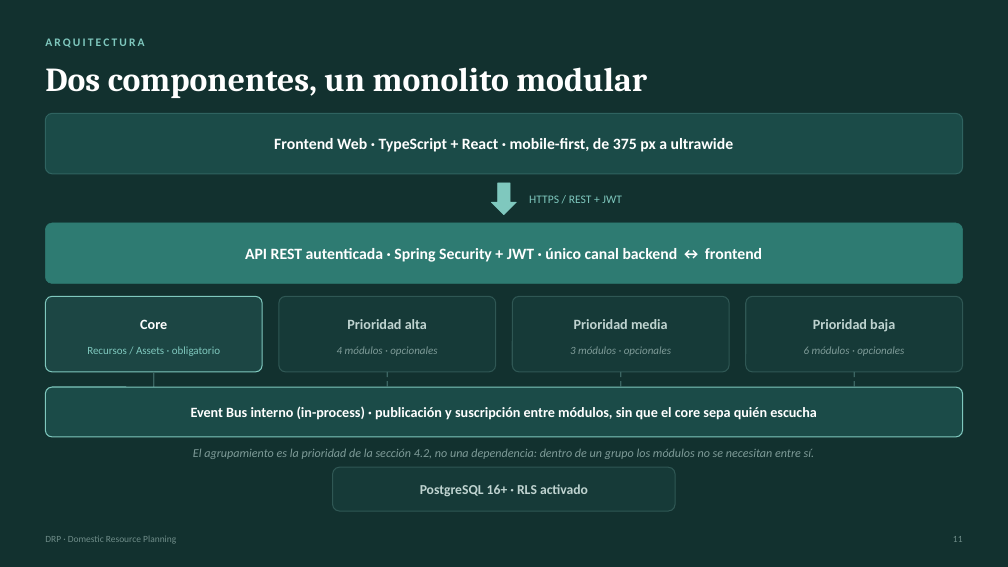
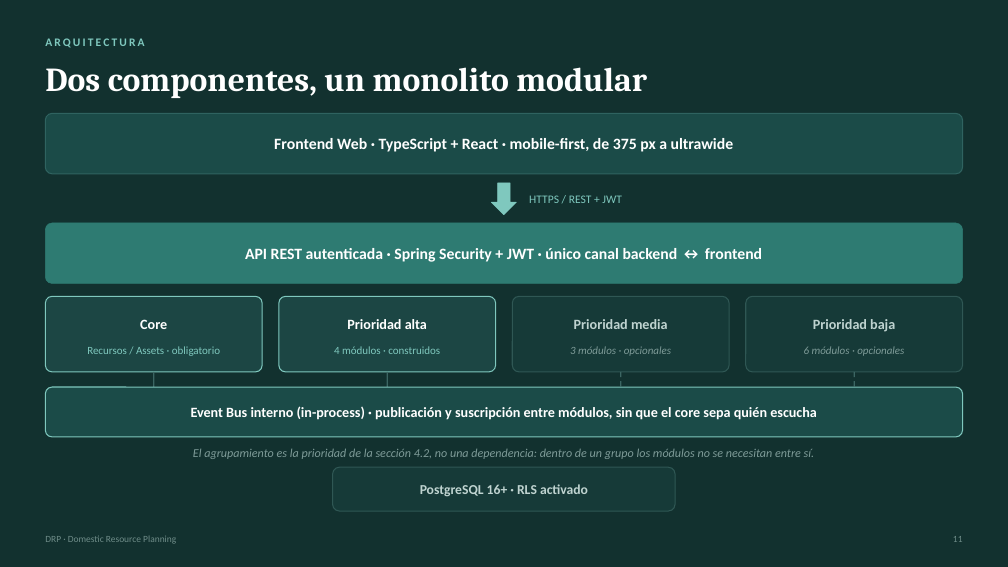
Before and after one commit to kikescribano/domestic_resource_planning, a slide deck: slide 12 of docs/common/marketing/DRP-resumen.pptx. Drawn at 1008x567 pixels with LibreOffice and Linux fonts; fonts in the diff are those of the drawing. Boxes give left, top, right and bottom in pixels: in the first picture for what was removed or moved away, otherwise in the second. Text is boxed around its words. In the diff, an @@ line names an element or a change of style, - is before the commit and + after.

```diff
--- a/docs/common/marketing/DRP-resumen.pptx
+++ b/docs/common/marketing/DRP-resumen.pptx
@@ rounded rectangle at box(279, 296, 496, 372): fill #163A38 to #1C4644; outline #2F5754 1 pt to #7FC8BE 1 pt @@
@@ text "Prioridad alta" at box(347, 319, 427, 329): text colour #BFD3D0 to #FFFFFF @@
@@ text at box(334, 346, 440, 354): text changed; text colour #7E9B98 to #7FC8BE; italic off @@
-4 módulos · opcionales
+4 módulos · construidos
@@ line (387, 372) - (387, 387): stroke #3C6663 1.25 pt dashed to #3C6663 1.25 pt @@
```
Also in this commit, not shown: 5 other slides changed, 2 other files.
